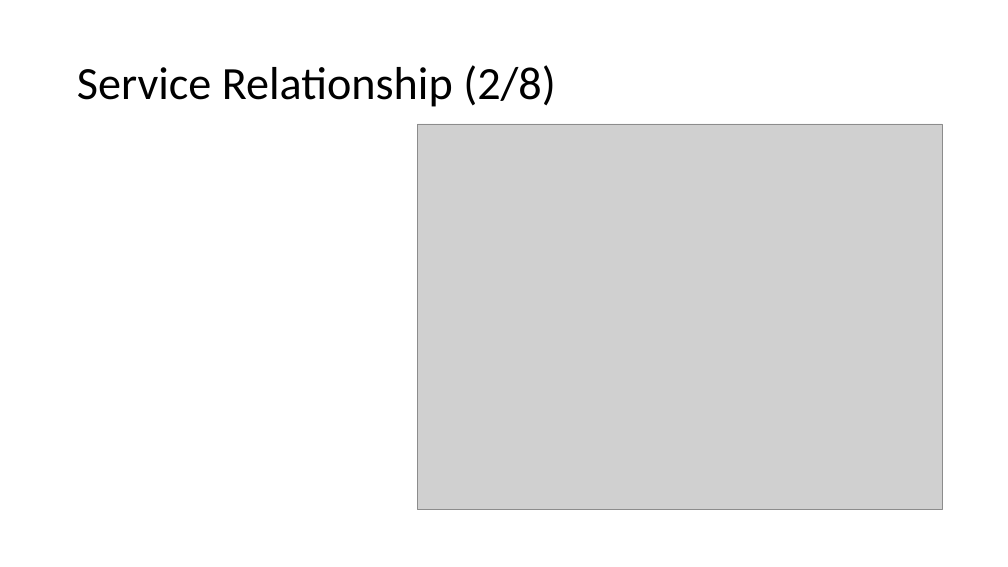
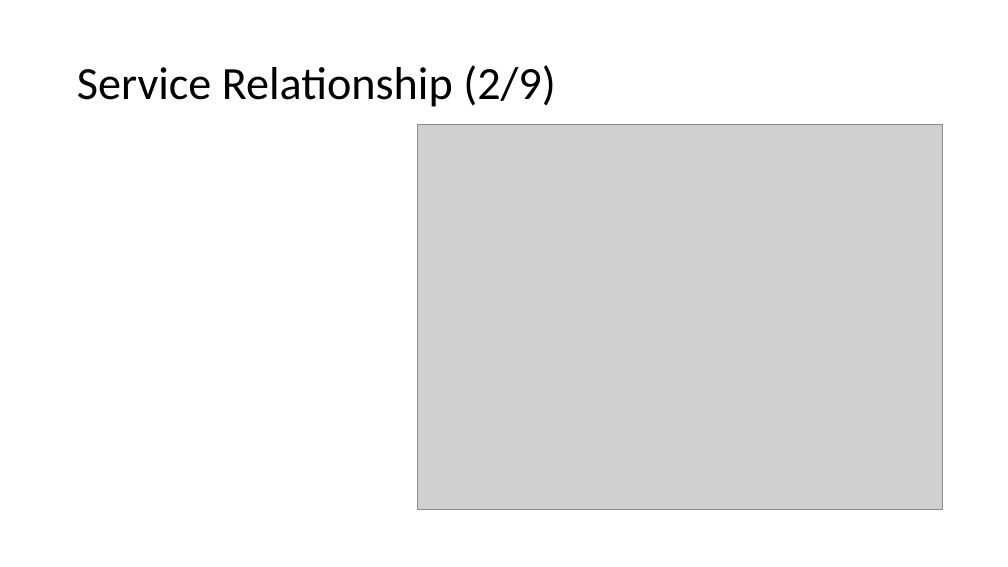
Before and after one commit to commerce-case-study/a-documentation, a slide deck: slide 3 of commerce_case_study.pptx. Drawn at 1008x567 pixels with LibreOffice and Linux fonts; fonts in the diff are those of the drawing; grey boxes stand for pictures. Boxes give left, top, right and bottom in pixels: in the first picture for what was removed or moved away, otherwise in the second. Text is boxed around its words. In the diff, an @@ line names an element or a change of style, - is before the commit and + after.

```diff
--- a/commerce_case_study.pptx
+++ b/commerce_case_study.pptx
@@ title at [77, 65, 556, 107]: text changed @@
-Service Relationship (2/8)
+Service Relationship (2/9)
```
Also in this commit, not shown: 7 other slides changed, 2 slides added.
